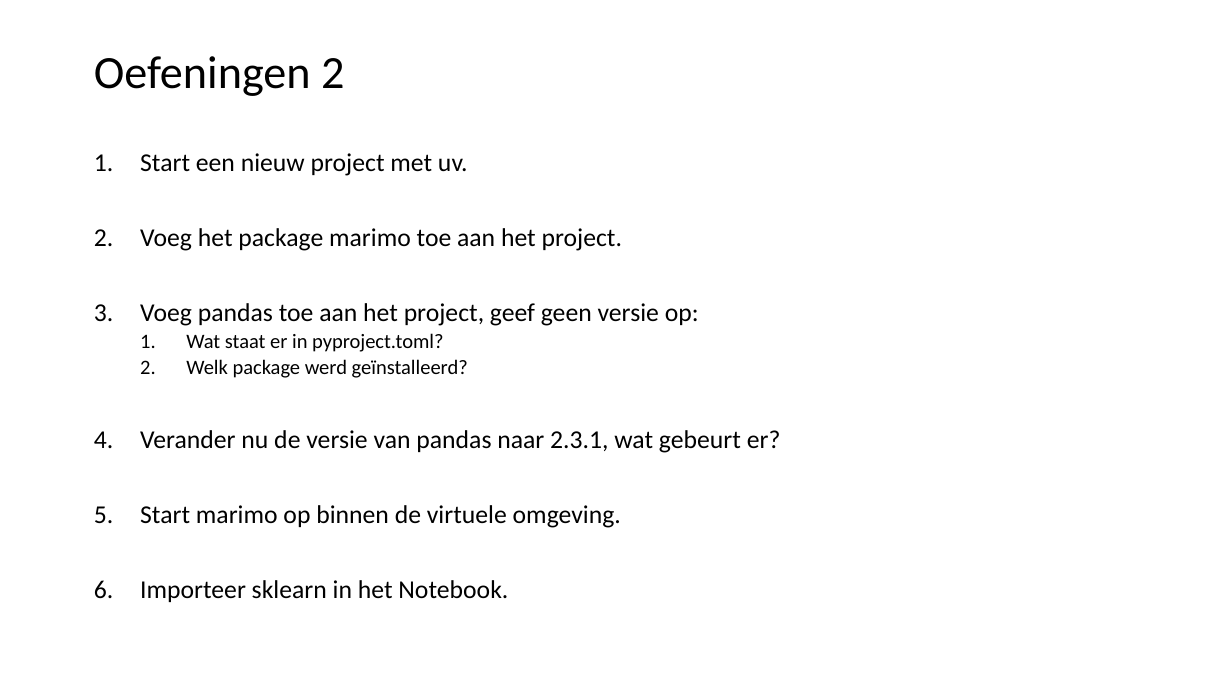
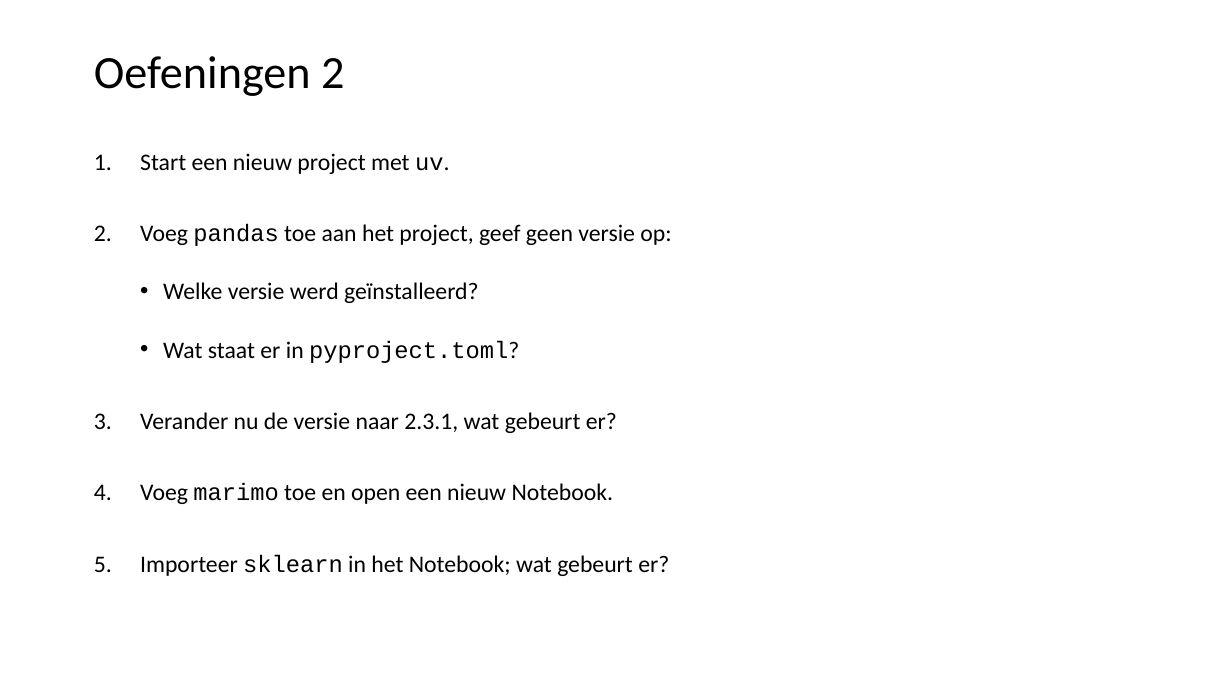
Before and after one commit to LFKoning/knowledge-sharing, a slide deck: slide 26 of python_course_4p/1_venv_package/1_venv_package.pptx. Drawn at 1232x693 pixels with LibreOffice and Linux fonts; fonts in the diff are those of the drawing. Boxes give left, top, right and bottom in pixels: in the first picture for what was removed or moved away, otherwise in the second. Text is boxed around its words. In the diff, an @@ line names an element or a change of style, - is before the commit and + after.

```diff
--- a/python_course_4p/1_venv_package/1_venv_package.pptx
+++ b/python_course_4p/1_venv_package/1_venv_package.pptx
@@ text at bbox=[140, 153, 671, 363]: size 20 to 18.5 pt in "Start een nieuw project met uv.", "Voeg pandas toe aan het project, geef ..."; font Calibri to Courier New in "uv.", "pandas", "pyproject.toml?"; size 16 to 18.5 pt in "Wat staat er in pyproject.toml?"; bullet 1. to • @@
@@ text at bbox=[140, 228, 622, 251]: paragraph removed @@
-2. Voeg het package marimo toe aan het project.
@@ text at bbox=[163, 282, 478, 303]: paragraph added @@
+  • Welke versie werd geïnstalleerd?
@@ text at bbox=[140, 412, 669, 576]: text changed; size 20 to 18.5 pt @@
-  2. Welk package werd geïnstalleerd?
-4. Verander nu de versie van pandas naar 2.3.1, wat gebeurt er?
-5. Start marimo op binnen de virtuele omgeving.
-6. Importeer sklearn in het Notebook.
+3. Verander nu de versie naar 2.3.1, wat gebeurt er?
+4. Voeg marimo toe en open een nieuw Notebook.
+5. Importeer sklearn in het Notebook; wat gebeurt er?
```
Also in this commit, not shown: 25 other slides changed, 1 slide added, 6 other files.
